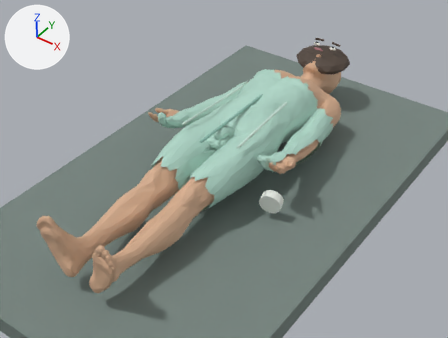
Two versions of the Blender file HLR/blender/hlr-patient-rig.blend, one commit apart.
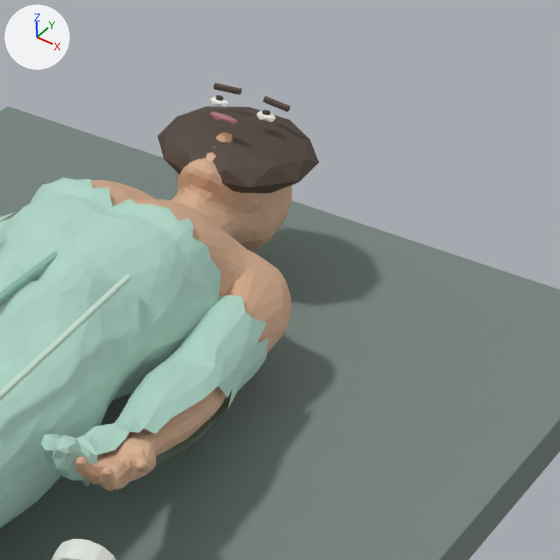
There are two pictures of each version: one from the file's camera 'PREVIEW_CAMERA', one close up on the part from 54% to 96% of the width and 3% to 58% of the height. Every picture has the same lights, and +X, +Y and +Z are marked at upper left. The older version's two pictures come first.

In view in the first close-up: 'atlas_body_mesh', 'atlas_gown_mesh', 'eye_L', 'eye_R', 'eye_white_L', 'eye_white_R', 'eyebrow_L', 'eyebrow_R', 'gown_fold_R', 'hair_mesh', 'lips_mesh', 'patient_wristband', 'preview_table' and 1 more.
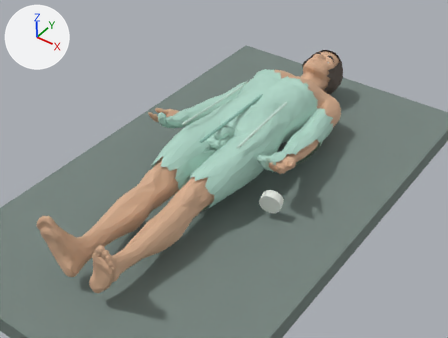
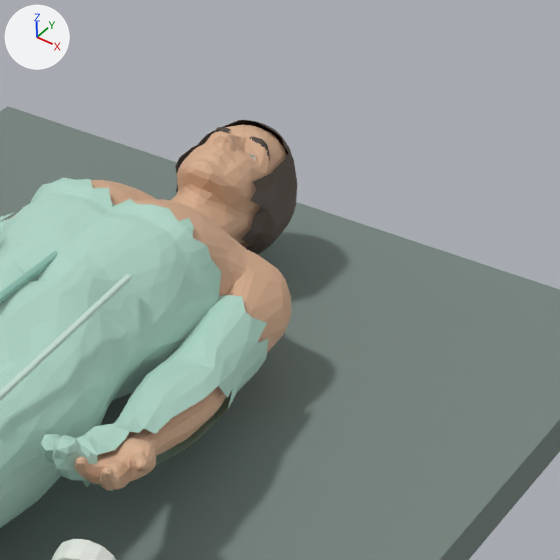
Commit message: Use atlas anatomy for HLR patient face

Not visible in the close-ups: 'atlas_cornea_left', 'atlas_sclera_left'.

The change, as a list of edits to the scene's bpy script:
```text
Add mat_eyebrows:
    mat_eyebrows = principled_material('Eyebrows')
    mat_eyebrows.base_color = (0.07, 0.048, 0.035)  # brown #4b3e35
    mat_eyebrows.roughness = 0.65
Add mat_cornea:
    mat_cornea = principled_material('Cornea')
    mat_cornea.base_color = (0.64, 0.82, 0.86)  # pale blue #d1eaef
    mat_cornea.roughness = 0.12
    mat_cornea.alpha = 0.22
Add me_atlas_sclera_left_compact:
    me_atlas_sclera_left_compact.from_pydata(...)  # 235 vertices, 405 faces; spans x 0.0413..0.0961, y 1.5461..1.6014, z 0.4284..0.4788
    me_atlas_sclera_left_compact.materials.append(mat_eye_whites)  # white #efece5
Add me_atlaspatienthair:
    me_atlaspatienthair.from_pydata(...)  # 356 vertices, 633 faces; spans x -0.201..0.201, y 1.435..1.875, z 0.029..0.526
    me_atlaspatienthair.materials.append(mat_hair)  # brown #504238
Add me_atlas_eyebrows_compact:
    me_atlas_eyebrows_compact.from_pydata(...)  # 361 vertices, 316 faces; spans x -0.129..0.131, y 1.611..1.638, z 0.461..0.526
    me_atlas_eyebrows_compact.materials.append(mat_eyebrows)  # brown #4b3e35
Add me_atlas_cornea_left_compact:
    me_atlas_cornea_left_compact.from_pydata(...)  # 149 vertices, 190 faces; spans x 0.0557..0.0852, y 1.5578..1.5872, z 0.4743..0.4855
    me_atlas_cornea_left_compact.materials.append(mat_cornea)  # pale blue #d1eaef
Remove ob_eye_l:
    ob_eye_l = bpy.data.objects.new('eye_L', me_icosphere_004)
    ob_eye_l.location = (-0.095, 1.62, 0.641)
    ob_eye_l.scale = (0.017, 0.014, 0.009)
Remove ob_eye_r:
    ob_eye_r = bpy.data.objects.new('eye_R', me_icosphere_005)
    ob_eye_r.location = (0.095, 1.62, 0.641)
    ob_eye_r.scale = (0.017, 0.014, 0.009)
Remove ob_eye_white_l:
    ob_eye_white_l = bpy.data.objects.new('eye_white_L', me_icosphere_002)
    ob_eye_white_l.location = (-0.095, 1.62, 0.625)
    ob_eye_white_l.scale = (0.044, 0.026, 0.015)
Remove ob_eye_white_r:
    ob_eye_white_r = bpy.data.objects.new('eye_white_R', me_icosphere_003)
    ob_eye_white_r.location = (0.095, 1.62, 0.625)
    ob_eye_white_r.scale = (0.044, 0.026, 0.015)
Remove ob_eyebrow_l:
    ob_eyebrow_l = bpy.data.objects.new('eyebrow_L', me_cylinder)
    ob_eyebrow_l.location = (-0.1, 1.685, 0.648)
    ob_eyebrow_l.rotation_euler = (1.541, 0.0, 1.67)  # degrees (88, 0, 96)
Remove ob_eyebrow_r:
    ob_eyebrow_r = bpy.data.objects.new('eyebrow_R', me_cylinder_001)
    ob_eyebrow_r.location = (0.1, 1.685, 0.648)
    ob_eyebrow_r.rotation_euler = (1.541, 0.0, -1.67)  # degrees (88, 0, -96)
Remove ob_hair_mesh:
    ob_hair_mesh = bpy.data.objects.new('hair_mesh', me_icosphere)
    ob_hair_mesh.location = (0.0, 1.61, 0.47)
    ob_hair_mesh.scale = (0.3, 0.27, 0.1)
Remove ob_lips_mesh:
    ob_lips_mesh = bpy.data.objects.new('lips_mesh', me_icosphere_001)
    ob_lips_mesh.location = (0.0, 1.48, 0.65)
    ob_lips_mesh.scale = (0.065, 0.02, 0.014)
Add ob_atlas_sclera_left:
    ob_atlas_sclera_left = bpy.data.objects.new('atlas_sclera_left', me_atlas_sclera_left_compact)
    ob_atlas_sclera_left.location = (0.0, 0.0, 0.0)
Add ob_atlas_hair_shell:
    ob_atlas_hair_shell = bpy.data.objects.new('atlas_hair_shell', me_atlaspatienthair)
    ob_atlas_hair_shell.location = (0.0, 0.0, 0.0)
Add ob_atlas_eyebrows:
    ob_atlas_eyebrows = bpy.data.objects.new('atlas_eyebrows', me_atlas_eyebrows_compact)
    ob_atlas_eyebrows.location = (0.0, 0.0, 0.0)
Add ob_atlas_cornea_left:
    ob_atlas_cornea_left = bpy.data.objects.new('atlas_cornea_left', me_atlas_cornea_left_compact)
    ob_atlas_cornea_left.location = (0.0, 0.0, 0.0)
```

Boxes (x1, y1, x2, y2) around the edits, measured in the close-ups (560 x 560 px):
'hair_mesh', deleted (brown): before (158, 106, 319, 193)
'atlas_hair_shell', added: after (175, 120, 297, 255)
'eyebrow_R', deleted: before (263, 96, 290, 112)
'eyebrow_L', deleted: before (213, 83, 242, 95)
'atlas_eyebrows', added: after (207, 127, 270, 161)
'lips_mesh', deleted: before (209, 111, 237, 124)
'eye_white_R', deleted: before (256, 111, 276, 122)
'eye_white_L', deleted: before (210, 96, 229, 107)
'eye_R', deleted: before (262, 110, 270, 115)
'eye_L', deleted: before (216, 95, 223, 100)
